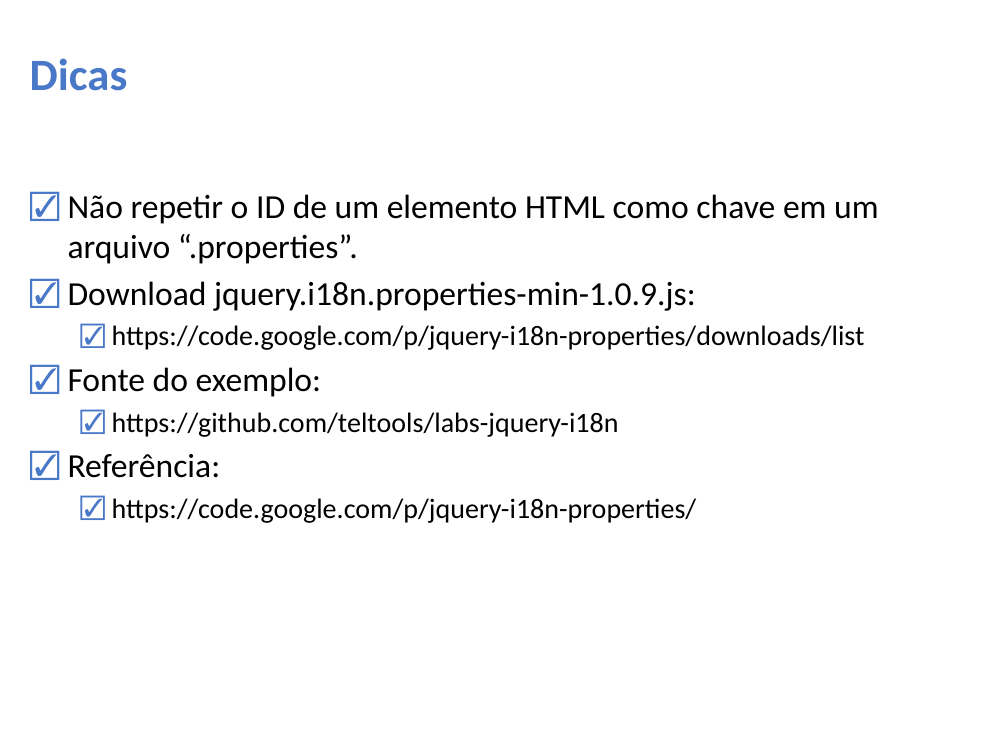
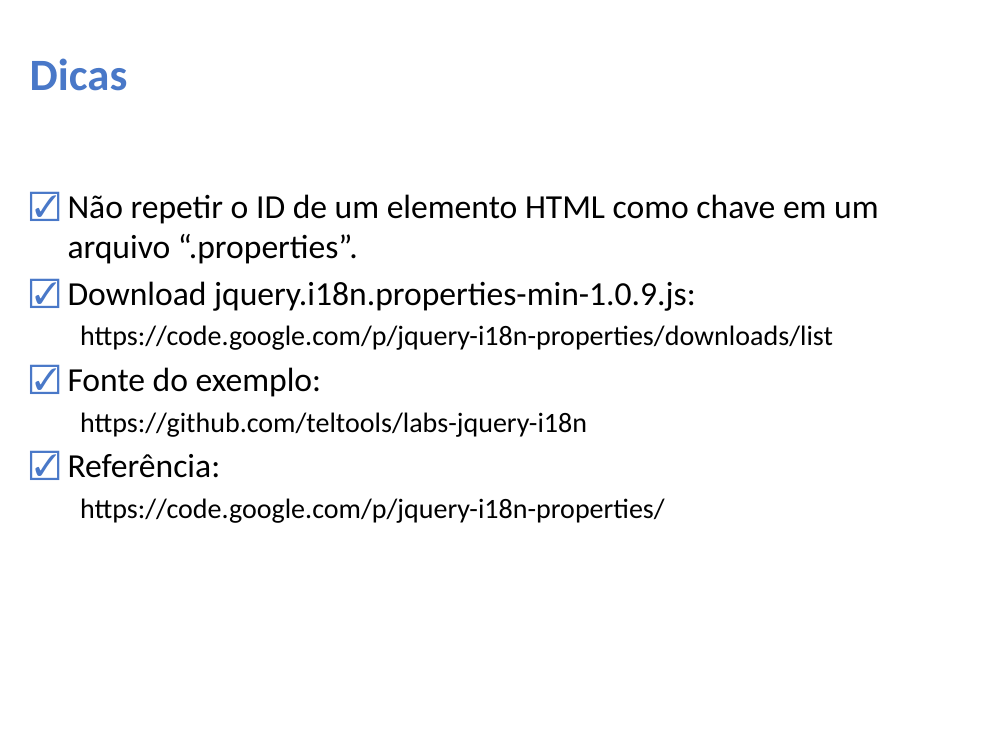
Before and after one commit to teltools/labs-jquery-i18n, a slide deck: slide 9 of I18N/I18n.pptx. Drawn at 1008x756 pixels with LibreOffice and Linux fonts; fonts in the diff are those of the drawing; background and template pictures are left out. Boxes give left, top, right and bottom in pixels: in the first picture for what was removed or moved away, otherwise in the second. Text is boxed around its words. In the diff, an @@ line names an element or a change of style, - is before the commit and + after.

```diff
--- a/I18N/I18n.pptx
+++ b/I18N/I18n.pptx
@@ text at [80, 325, 833, 523]: bullet ☑ to none @@
```
Also in this commit, not shown: 8 other slides changed.
